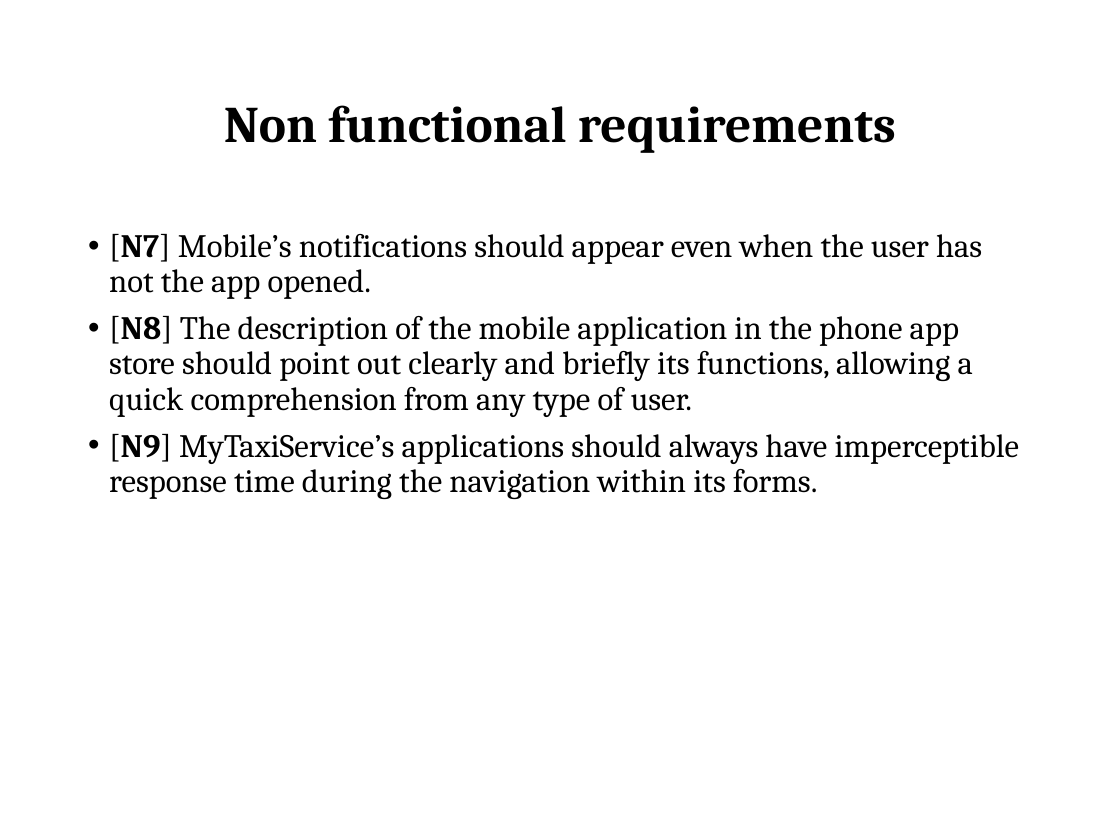
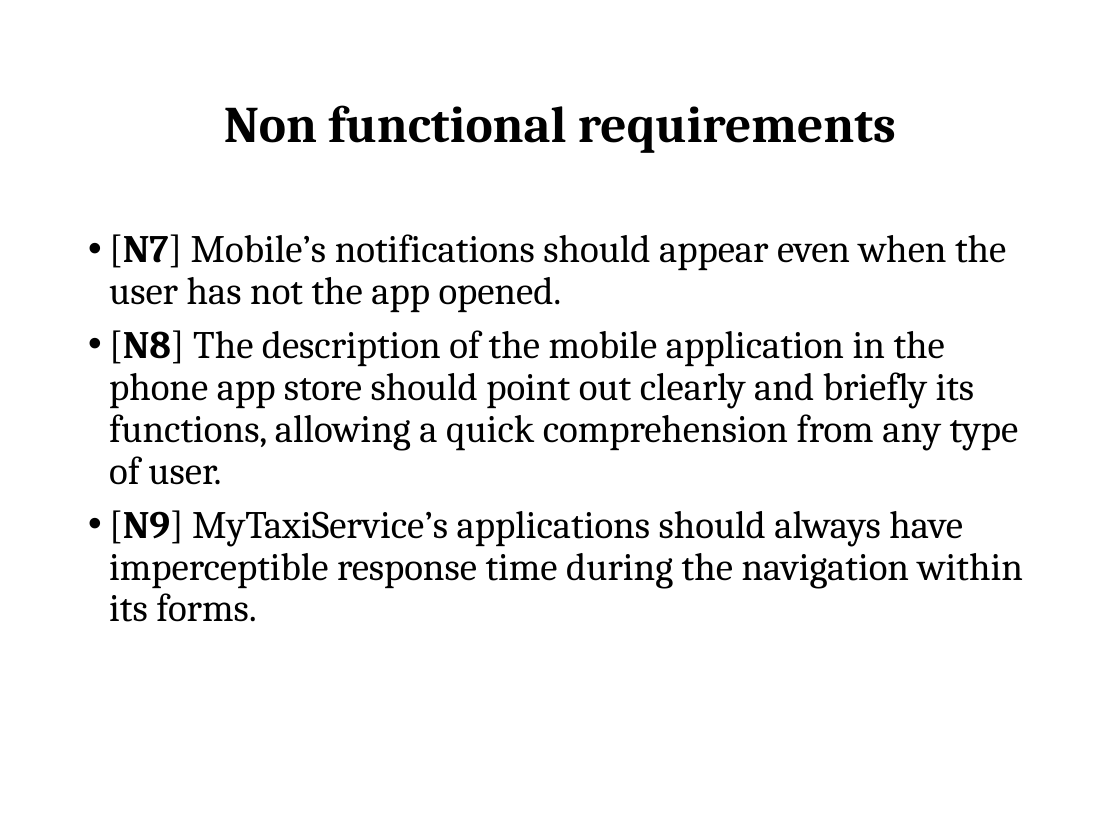
Before and after one commit to MarcoRomani/myTaxyService-SE2-PozziRomani, a slide deck: slide 32 of OtherStuff/Presentation/Final presentation 4_3.pptx. Drawn at 1120x840 pixels with LibreOffice and Linux fonts; fonts in the diff are those of the drawing. Boxes give left, top, right and bottom in pixels: in the first picture for what was removed or moved away, otherwise in the second. Text is boxed around its words. In the diff, an @@ line names an element or a change of style, - is before the commit and + after.

```diff
--- a/OtherStuff/Presentation/Final presentation 4_3.pptx
+++ b/OtherStuff/Presentation/Final presentation 4_3.pptx
@@ text "[N7] Mobile’s notifications should appear ..." at <box>109,234,1023,622</box>: size 21 to 25 pt @@
```
Also in this commit, not shown: 4 other slides changed, 1 other file.
